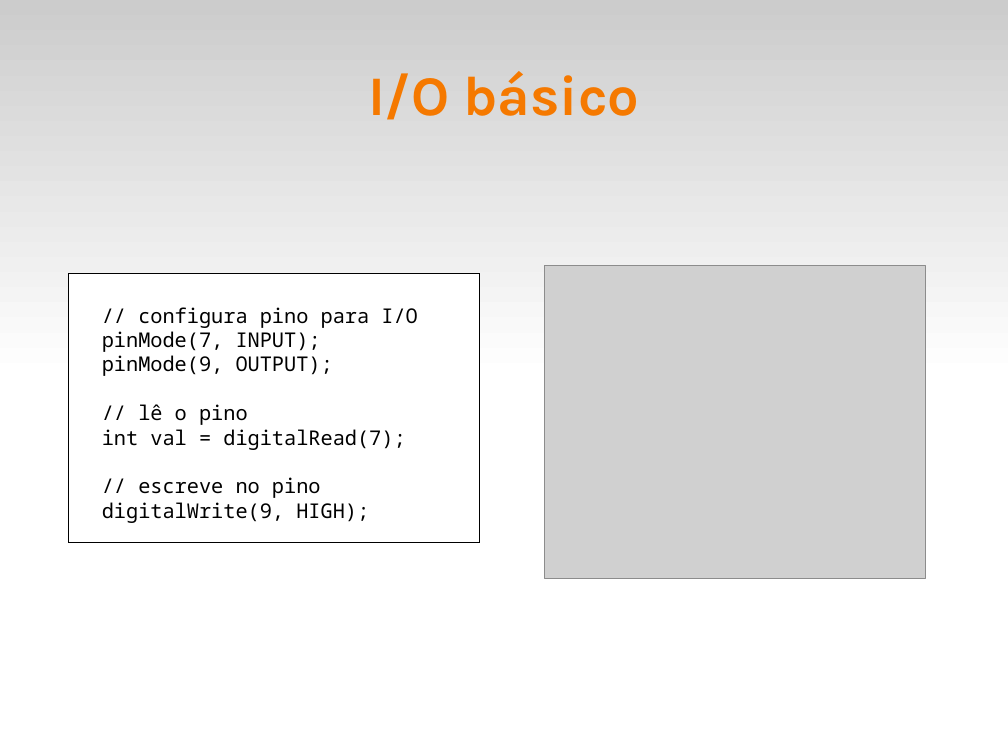
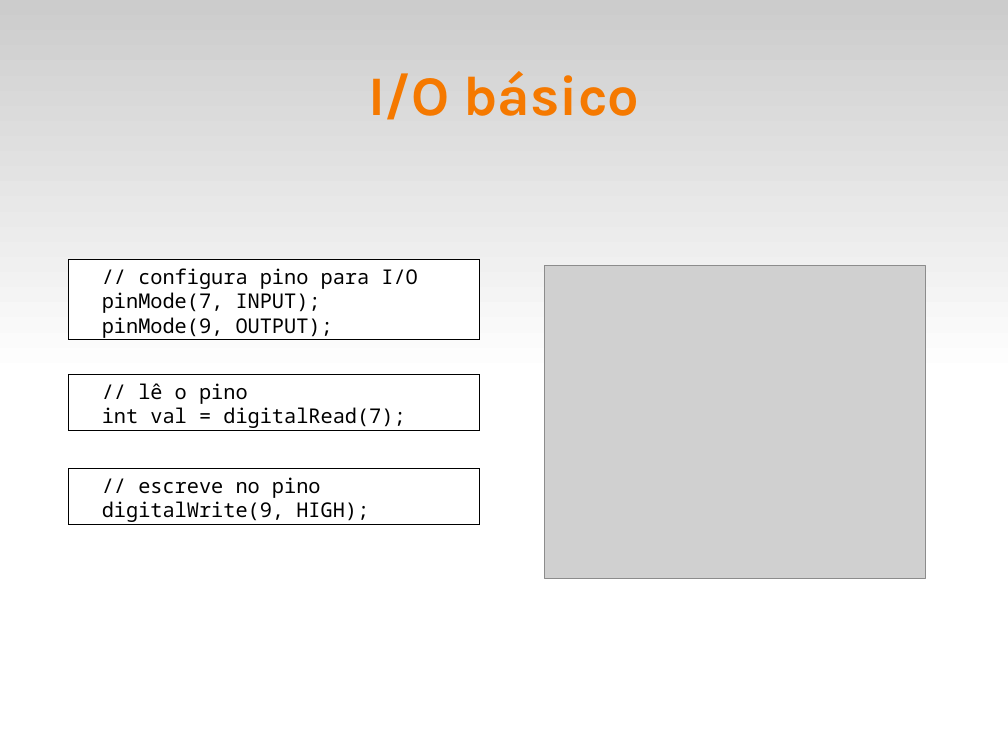
Before and after one commit to fsantanna-uerj/SE, a slide deck: slide 3 of Slides/se-01-arduino.odp. Drawn at 1008x756 pixels with LibreOffice and Linux fonts; fonts in the diff are those of the drawing; grey boxes stand for pictures. Boxes give left, top, right and bottom in pixels: in the first picture for what was removed or moved away, otherwise in the second. Text is boxed around its words. In the diff, an @@ line names an element or a change of style, - is before the commit and + after.

```diff
--- a/Slides/se-01-arduino.odp
+++ b/Slides/se-01-arduino.odp
@@ rectangle added at (x1=69, y1=260, x2=480, y2=339), fill #FFFFFF, outline #000000 0 pt, 16 pt, text #000000 @@
+// configura pino para I/O
+pinMode(7, INPUT);
+pinMode(9, OUTPUT);
@@ text in rectangle at (x1=102, y1=307, x2=418, y2=450): paragraphs removed @@
-// configura pino para I/O
-pinMode(7, INPUT);
-pinMode(9, OUTPUT);
-// lê o pino
-int val = digitalRead(7);
@@ rectangle added at (x1=69, y1=375, x2=480, y2=431), fill #FFFFFF, outline #000000 0 pt, 16 pt, text #000000 @@
+// lê o pino
+int val = digitalRead(7);
@@ rectangle "// escreve no pino" resized from (x1=69, y1=274, x2=480, y2=542) to (x1=69, y1=468, x2=480, y2=524) @@
```
Also in this commit, not shown: 1 other file.
